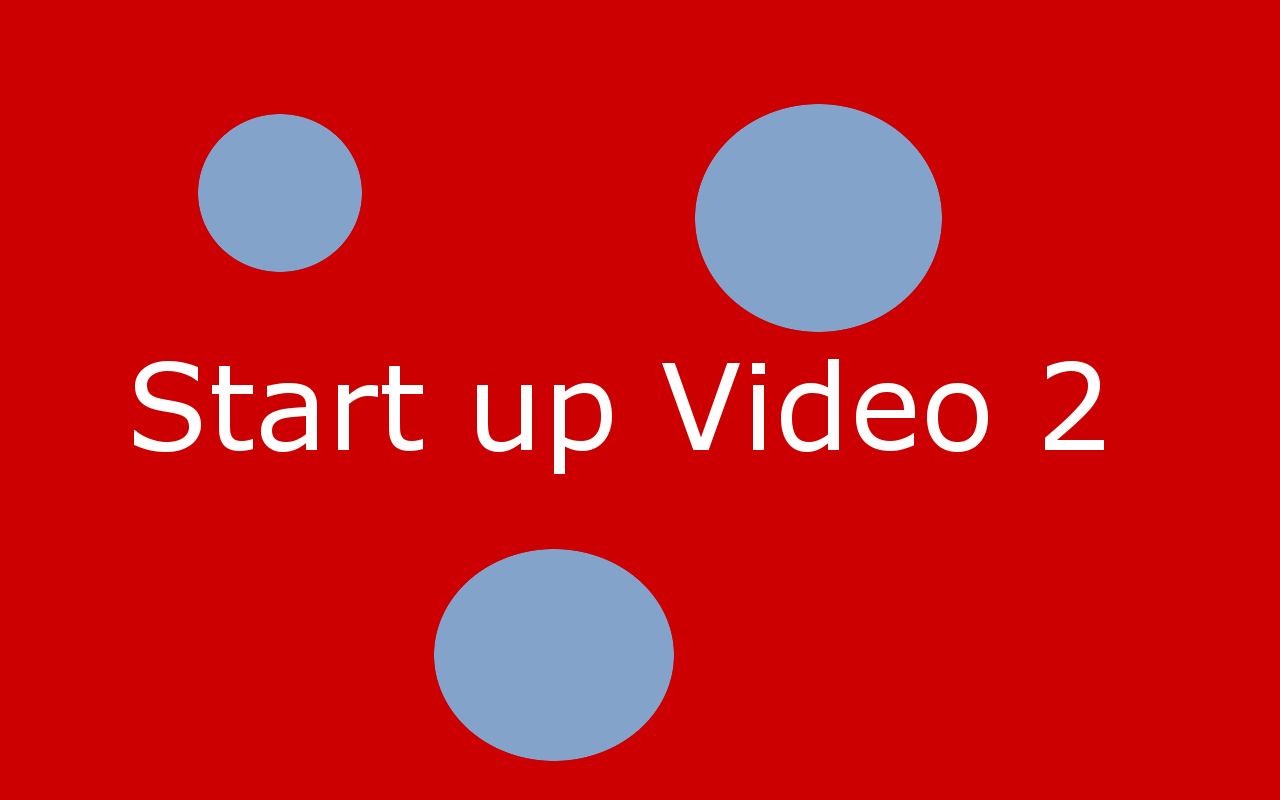
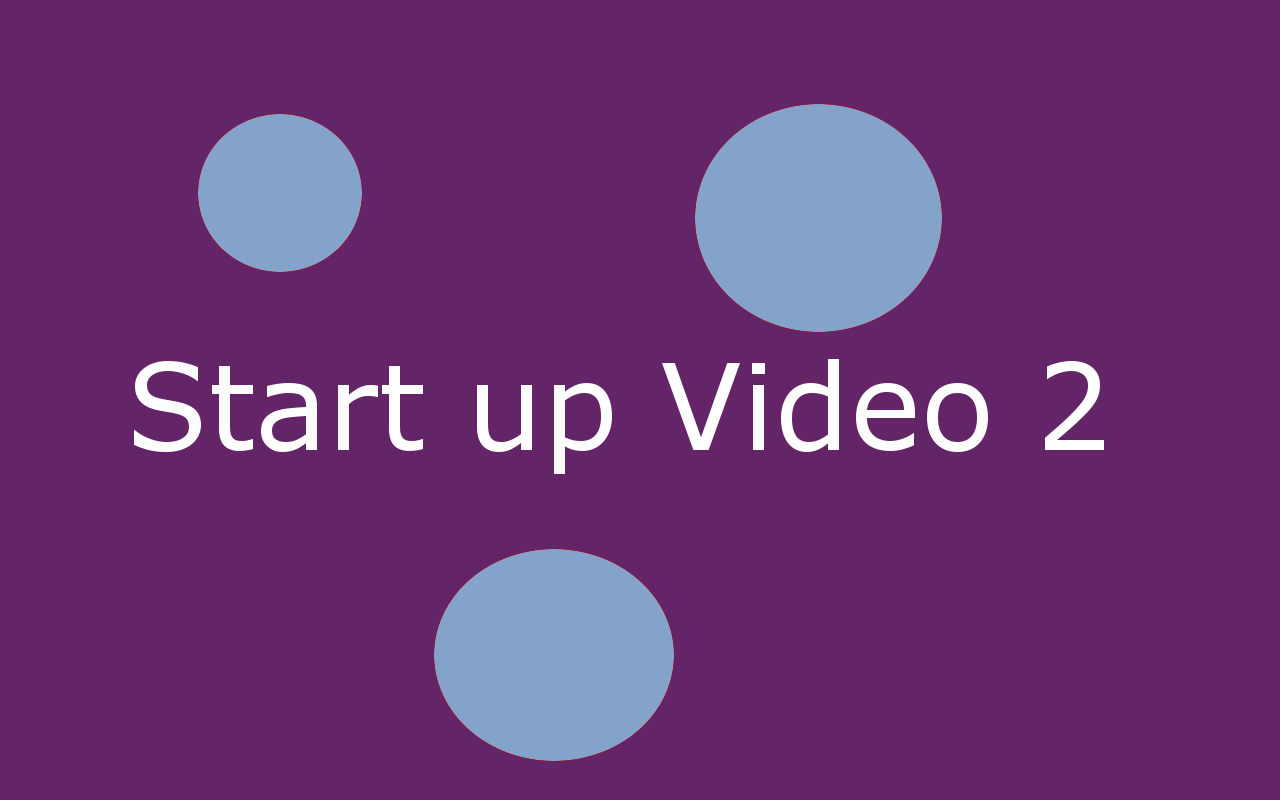
Revision of a layered 1280 x 800 image; what changed, layer by layer:
painted on "Background" over (0, 0, 1280, 800)
